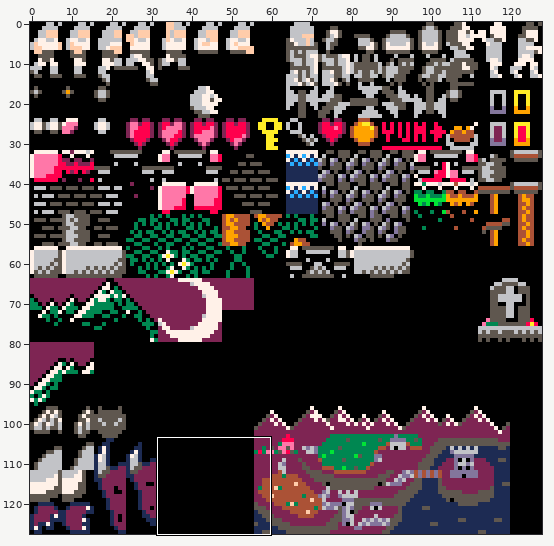
Sprite sheet -- sheet.png. The picture above shows the old version from afar; the outline marks the close-up.
Close-up. Before the commit:
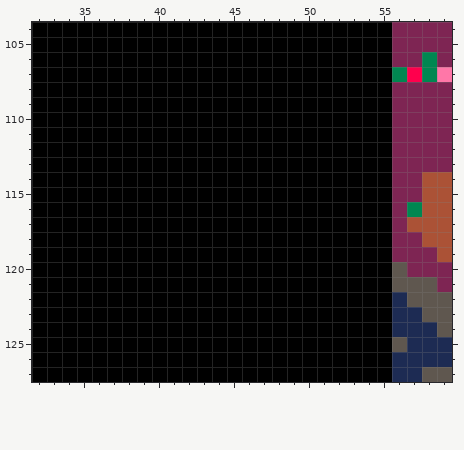
The file is 128x128 pixels. Shown: x 32..59, y 104..127.
The same view after the edit:
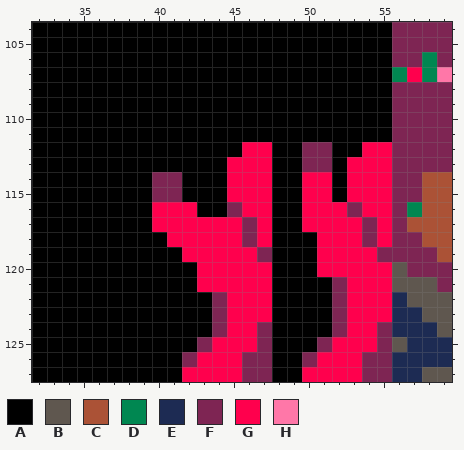
Palette (. is transparent): A #000000  B #5f574f  C #ab5236  D #008751  E #1d2b53  F #7e2553  G #ff004d  H #ff77a8
Message: Added some (perhaps temporary) summoner sprites.
The edit:
{"y":112,"x":46,"old":"AA","new":"GG"}
{"y":112,"x":50,"old":"AA","new":"FF"}
{"y":112,"x":54,"old":"AA","new":"GG"}
{"y":113,"x":45,"old":"AAA","new":"GGG"}
{"y":113,"x":50,"old":"AA","new":"FF"}
{"y":113,"x":53,"old":"AAA","new":"GGG"}
{"y":114,"x":40,"old":"AA","new":"FF"}
{"y":114,"x":45,"old":"AAA","new":"GGG"}
{"y":114,"x":50,"old":"AA","new":"GG"}
{"y":114,"x":53,"old":"AAA","new":"GGG"}
{"y":115,"x":40,"old":"AA","new":"FF"}
{"y":115,"x":45,"old":"AAA","new":"GGG"}
{"y":115,"x":50,"old":"AA","new":"GG"}
{"y":115,"x":53,"old":"AAA","new":"GGG"}
{"y":116,"x":40,"old":"AAA","new":"GGG"}
{"y":116,"x":45,"old":"AAA","new":"FGG"}
{"y":116,"x":50,"old":"AAAAAA","new":"GGGFGG"}
{"y":117,"x":40,"old":"AAAAAAAA","new":"GGGGGGFG"}
{"y":117,"x":50,"old":"AAAAAA","new":"GGGGFG"}
{"y":118,"x":41,"old":"AAAAAAA","new":"GGGGGFG"}
{"y":118,"x":51,"old":"AAAAA","new":"GGGFG"}
{"y":119,"x":42,"old":"AAAAAA","new":"GGGGGF"}
{"y":119,"x":51,"old":"AAAAA","new":"GGGGF"}
{"y":120,"x":43,"old":"AAAAA","new":"GGGGG"}
{"y":120,"x":51,"old":"AAAAA","new":"GGGGG"}
{"y":121,"x":43,"old":"AAAAA","new":"GGGGG"}
{"y":121,"x":52,"old":"AAAA","new":"FGGG"}
{"y":122,"x":44,"old":"AAAA","new":"FGGG"}
{"y":122,"x":52,"old":"AAAA","new":"FGGG"}
{"y":123,"x":44,"old":"AAAA","new":"FGGG"}
{"y":123,"x":52,"old":"AAAA","new":"FGGG"}
{"y":124,"x":44,"old":"AAAA","new":"FGGF"}
{"y":124,"x":52,"old":"AAAA","new":"FGGF"}
{"y":125,"x":43,"old":"AAAAA","new":"FGGGF"}
{"y":125,"x":51,"old":"AAAAA","new":"FGGGF"}
{"y":126,"x":42,"old":"AAAAAA","new":"FGGGFF"}
{"y":126,"x":50,"old":"AAAAAA","new":"FGGGFF"}
{"y":127,"x":42,"old":"AAAAAA","new":"GGGGFF"}
{"y":127,"x":50,"old":"AAAAAA","new":"GGGGFF"}
